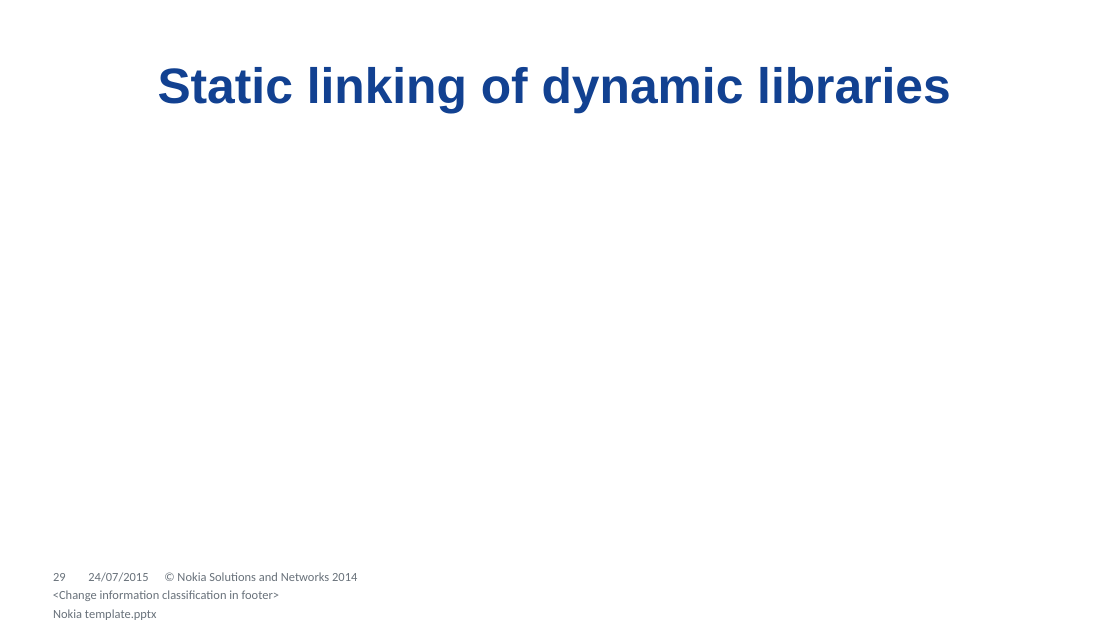
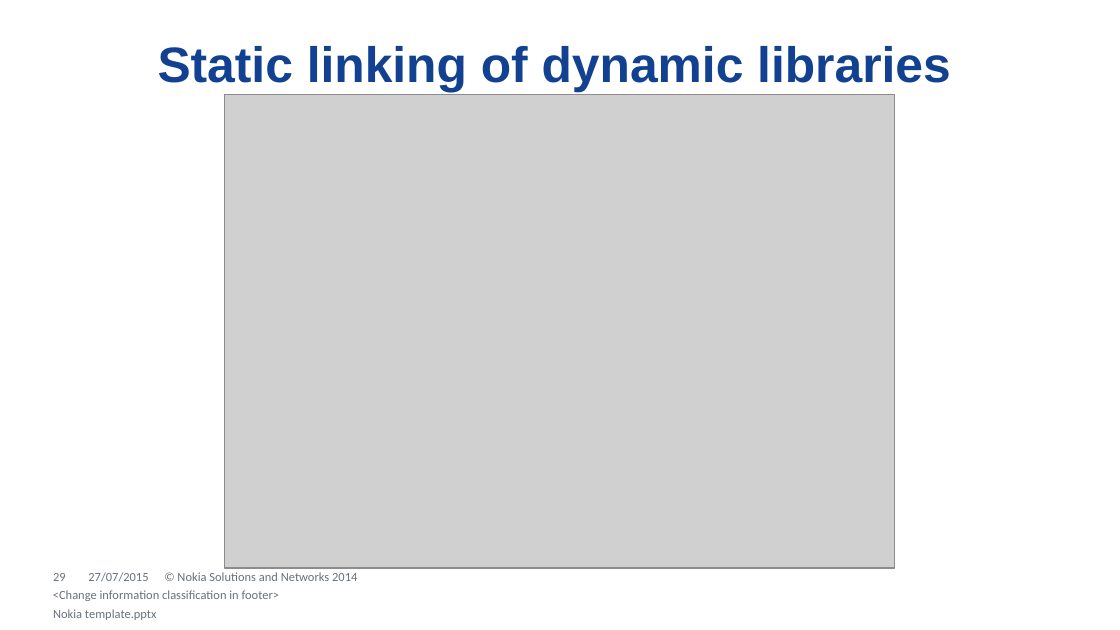
Before and after one commit to dendibakh/Linker, a slide deck: slide 29 of Diving into C++ linker.pptx. Drawn at 1120x630 pixels with LibreOffice and Linux fonts; fonts in the diff are those of the drawing; grey boxes stand for pictures; background and template pictures are left out. Boxes give left, top, right and bottom in pixels: in the first picture for what was removed or moved away, otherwise in the second. Text is boxed around its words. In the diff, an @@ line names an element or a change of style, - is before the commit and + after.

Commit message:
Completed static and dynamic linkage of shared libraries.

```diff
--- a/Diving into C++ linker.pptx
+++ b/Diving into C++ linker.pptx
@@ title "Static linking of dynamic libraries": place and size @@
-title "Static linking of dynamic libraries" at [158, 67, 951, 113]
+title "Static linking of dynamic libraries" at [158, 46, 951, 92]
@@ picture added at [225, 94, 895, 568] @@
@@ text at [88, 572, 148, 582]: text changed @@
-24/07/2015
+27/07/2015
```
Also in this commit, not shown: 49 other slides changed, 5 slides added.
